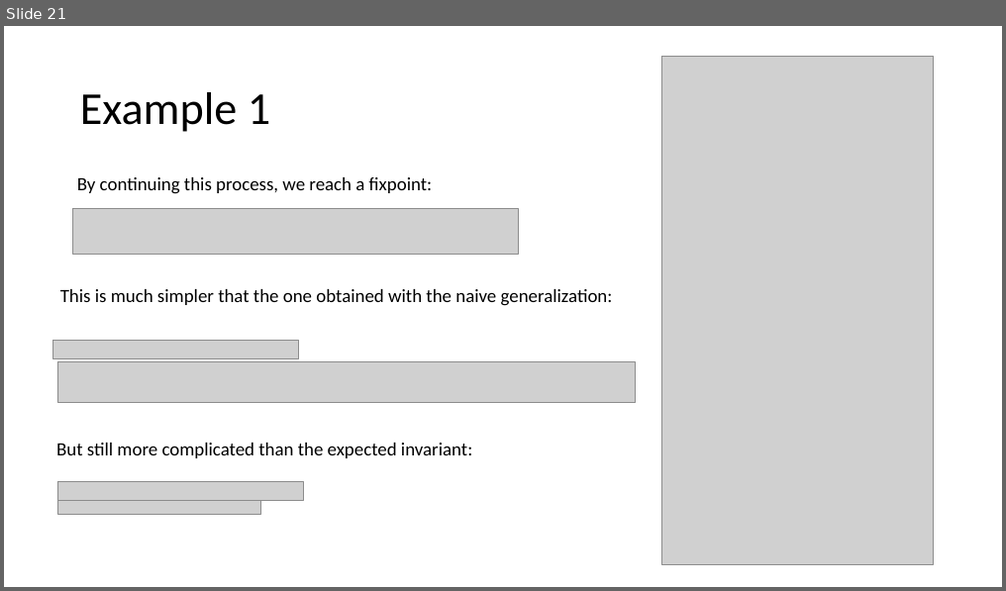
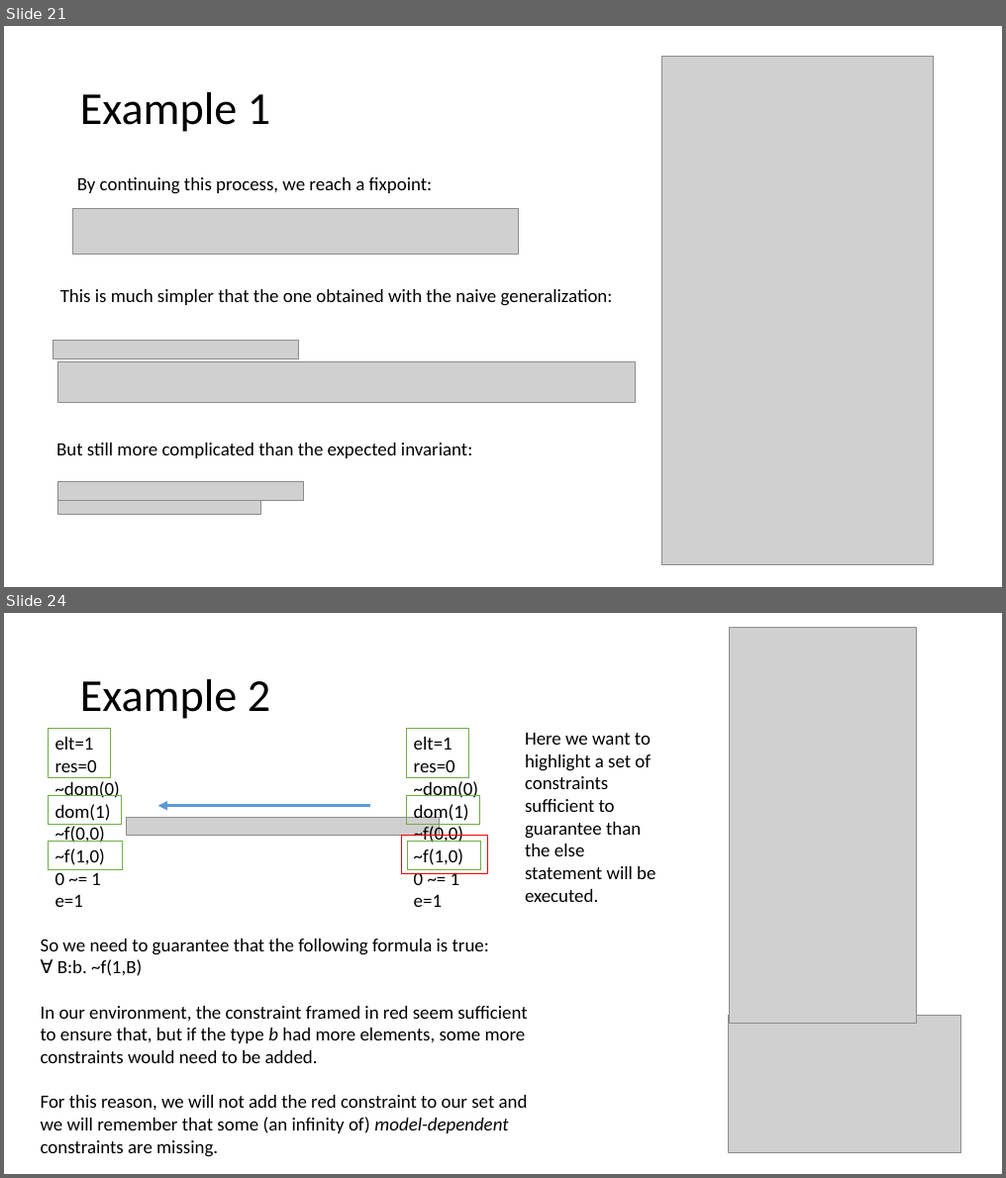
Before and after one commit to tjhance/ivy-research, a slide deck: invariant_synthesis/Invariant Synthesis.pptx. Shown one above the other, each under a label of ours: slide 21 before the commit, slides 21 and 24 after it; the slides between them are not shown. The pictures are 1006x591 and 1006x1178 pixels, drawn with LibreOffice and Linux fonts; fonts in the diff are those of the drawing; grey boxes stand for pictures. Boxes give left, top, right and bottom in pixels: in the first picture for what was removed or moved away, otherwise in the second. Text is boxed around its words. In the diff, an @@ line names an element or a change of style, - is before the commit and + after.

```diff
--- a/invariant_synthesis/Invariant Synthesis.pptx
+++ b/invariant_synthesis/Invariant Synthesis.pptx
@@ slide 24 added at (4, 613, 1002, 1174), background #FFFFFF @@
@@ picture added at (730, 627, 917, 1023) @@
@@ title added at (80, 679, 270, 719), 44 pt, text #000000 @@
+Example 2
@@ text added at (525, 733, 655, 902), 18 pt, text #000000 @@
+Here we want to highlight a set of constraints sufficient to guarantee than the else statement will be executed.
@@ picture added at (126, 817, 439, 836) @@
@@ arrow added from (371, 806) to (158, 806), #5B9BD5 3 pt @@
@@ group added at (48, 728, 122, 907): 3 rectangles, 1 text @@
+elt=1
+res=0
+~dom(0)
+dom(1)
+~f(0,0)
+~f(1,0)
+0 ~= 1
+e=1
@@ rectangle added at (402, 836, 487, 874), outline #FF0000 1 pt @@
@@ group added at (406, 728, 481, 907): 3 rectangles, 1 text @@
+elt=1
+res=0
+~dom(0)
+dom(1)
+~f(0,0)
+~f(1,0)
+0 ~= 1
+e=1
@@ text added at (41, 939, 528, 1157), 18 pt, text #000000 @@
+So we need to guarantee that the following formula is true:
+∀ B:b. ~f(1,B)
+In our environment, the constraint framed in red seem sufficient to ensure that, but if the type b had more elements, some more constraints would need to be added.
+For this reason, we will not add the red constraint to our set and we will remember that some (an infinity of) model-dependent constraints are missing.
@@ picture added at (728, 1016, 960, 1154) @@
```
Also in this commit, not shown: 11 slides changed, 12 other slides added, 1 slide removed, 1 other file.
